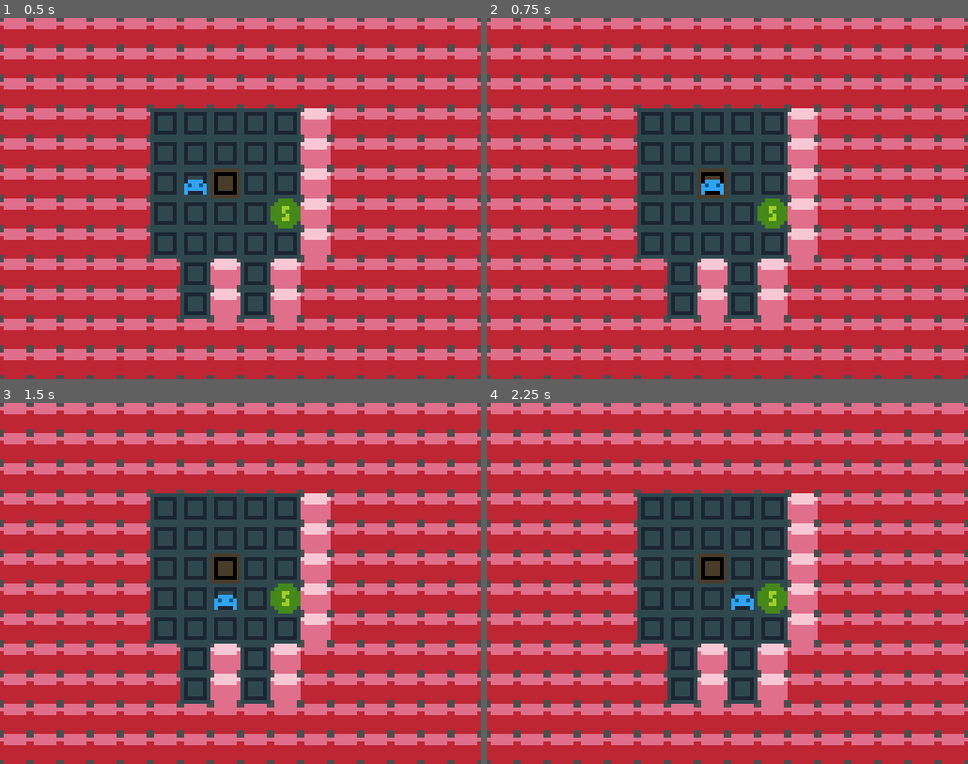
Above: before the commit, frames 1-4 (two rows, left to right).
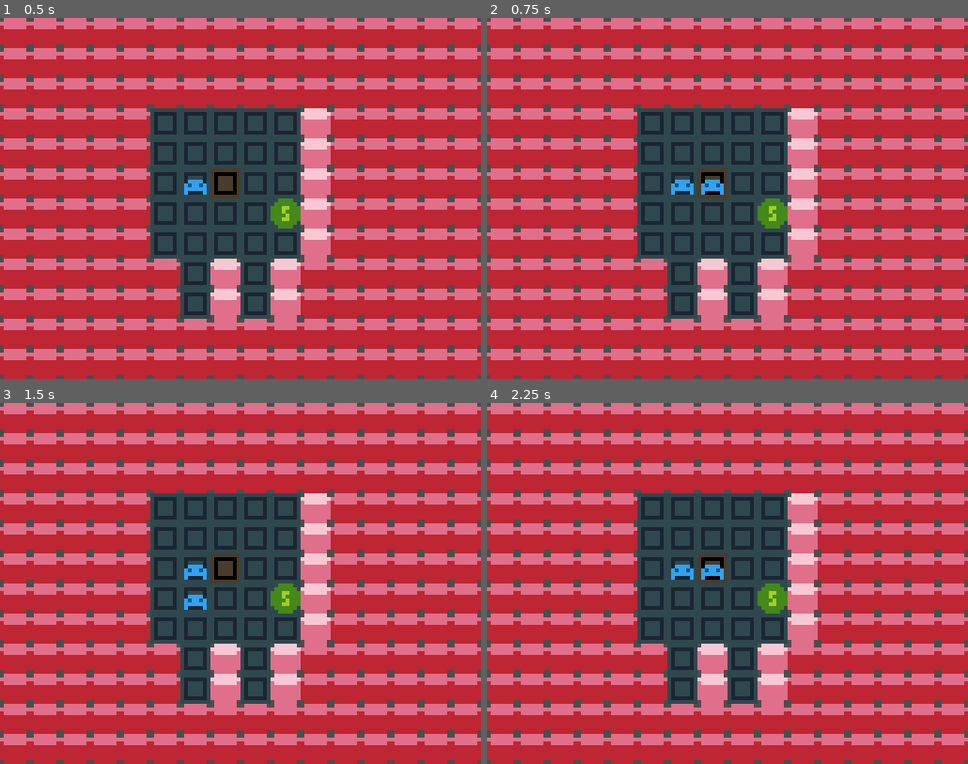
Above: after the commit, the same moments.

Repository: XenoZane/seedbag
Game: Godot game, scene res://world.tscn
Two runs of this game, one before a commit and one after it. Both use one fixed random seed, a clock stepped at 60 frames per second and the inputs below.
Inputs:
- Up to frame 1 (0.5 s): no input
- Up to frame 2 (0.75 s): tap Enter at 0.5 s; hold Right (right) from 0.53 s (still down); hold Z (undo) from 0.53 s (still down)
- Up to frame 3 (1.5 s): tap R (reset) at 1.25 s; release Right (right) at 1.28 s; release Z (undo) at 1.28 s; hold Down (down) from 1.28 s (still down); tap Z (undo) at 1.35 s
- Up to frame 4 (2.25 s): tap R (reset) at 2 s; release Down (down) at 2.03 s; hold Right (right) from 2.03 s (still down); hold Z (undo) from 2.03 s (still down)

Frame 1 is identical in both runs. In frame 2, 0.1% of the frame differs, in the area x 38-43%, y 44-49%; in frame 3, 0.4%, in the area x 38-50%, y 44-58%; in frame 4, 0.4%.

Commit message:
scythe; undo+reset

Diff:
--- a/world.gd
+++ b/world.gd
@@ -1,4 +1,6 @@
 extends Node2D
+
+var steps_taken: int = 0
 
 const STEPS_TO_THROW: int = 1
 
@@ -8,9 +10,22 @@
 	var target_coords: Vector2i
 	var can_move: bool
 	var bag_steps: int # -1 == emptyhanded, integer == number of steps until thrown
+	var what_carrying: int
 
 var bag_coords: Array[Vector2i] = []
+var scythe_coords: Array[Vector2i] = []
 var players: Array[Player] = []
+
+# NOTE (sam): minimal to get working... it's not a minimal delta as it could be.
+# maybe we dont care?
+class UndoState:
+	var players: Array[Player]
+	var bag_coords: Array[Vector2i]
+	var scythe_coords: Array[Vector2i]
+	var dirt_seeded_tiles: Array[Vector2i]
+
+var undo_stack: Array[UndoState] = []
+var last_move_was_reset: bool = false
 
 const BAG_ATLAS = Vector2i(0, 1)
 const PLAYER_ATLAS = Vector2i(1, 1)
@@ -22,36 +37,115 @@
 const WALL_ATLAS = Vector2i(3, 0)
 const WALL_BOUNCE_ATLAS = Vector2i(4, 0)
 
+const SCYTHE_ATLAS = Vector2i(0, 2)
+const PLAYER_SCYTHE_0_ATLAS = Vector2i(3, 2)
+const PLAYER_SCYTHE_1_ATLAS = Vector2i(2, 2)
+
+const CARRY_NOTHING := 0
+const CARRY_BAG := 1
+const CARRY_SCYTHE := 2
+
 @onready var world_tiles: TileMapLayer = $WorldTiles
 @onready var entity_tiles: TileMapLayer = $EntityTiles
 
 var initial_world_state: PackedByteArray
+var initial_entity_world_state: PackedByteArray
+
+func logg(msg: String):
+	print("[step %d] %s" % [steps_taken, msg])
 
 func _ready() -> void:
 	initial_world_state = world_tiles.tile_map_data
+	initial_entity_world_state = entity_tiles.tile_map_data
 	for coords: Vector2i in entity_tiles.get_used_cells():
 		if entity_tiles.get_cell_atlas_coords(coords) == BAG_ATLAS:
 			bag_coords.push_back(coords)
+		elif entity_tiles.get_cell_atlas_coords(coords) == SCYTHE_ATLAS:
+			scythe_coords.push_back(coords)
 		elif entity_tiles.get_cell_atlas_coords(coords) == PLAYER_ATLAS:
 			var new_player: Player = Player.new()
 			new_player.coords = coords
 			new_player.bag_steps = -1
 			players.push_back(new_player)
 
+func push_undo_state():
+	var state = UndoState.new()
+
+	for player in players:
+		var copy := Player.new()
+		copy.coords = player.coords
+		copy.target_coords = player.target_coords
+		copy.bag_steps = player.bag_steps
+		copy.can_move = player.can_move
+		copy.what_carrying = player.what_carrying
+		state.players.push_back(copy)
+	state.bag_coords = bag_coords.duplicate()
+	state.scythe_coords = scythe_coords.duplicate()
+	for coord in world_tiles.get_used_cells():
+		var atlas := world_tiles.get_cell_atlas_coords(coord)
+		if atlas == DIRT_SEEDED_ATLAS:
+			state.dirt_seeded_tiles.push_back(coord)
+	undo_stack.push_back(state)
+
+	logg("undo history: %d steps" % len(undo_stack))
+
 func reset() -> void:
-	pass
+	players.clear()
+	bag_coords.clear()
+	scythe_coords.clear()
+	world_tiles.tile_map_data = initial_world_state
+	entity_tiles.tile_map_data = initial_entity_world_state
+
+	for coords: Vector2i in entity_tiles.get_used_cells():
+		if entity_tiles.get_cell_atlas_coords(coords) == BAG_ATLAS:
+			bag_coords.push_back(coords)
+		elif entity_tiles.get_cell_atlas_coords(coords) == SCYTHE_ATLAS:
+			scythe_coords.push_back(coords)
+		elif entity_tiles.get_cell_atlas_coords(coords) == PLAYER_ATLAS:
+			var new_player: Player = Player.new()
+			new_player.coords = coords
+			new_player.bag_steps = -1
+			players.push_back(new_player)
+
+	last_move_was_reset = true
 
 func undo() -> void:
-	pass
+	if len(undo_stack) < 1:
+		return
+
+	var state: UndoState = undo_stack.pop_back()
+	for player in state.players:
+		var copy := Player.new()
+		copy.coords = player.coords
+		copy.target_coords = player.target_coords
+		copy.bag_steps = player.bag_steps
+		copy.can_move = player.can_move
+		copy.what_carrying = player.what_carrying
+		players.push_back(copy)
+	bag_coords = state.bag_coords.duplicate()
+	scythe_coords = state.scythe_coords.duplicate()
+	world_tiles.tile_map_data = initial_world_state
+	for coords: Vector2i in state.dirt_seeded_tiles:
+		# check incase of bugs for the moment.
+		var tile := world_tiles.get_cell_atlas_coords(coords)
+		assert(tile == DIRT_ATLAS or tile == DIRT_SEEDED_ATLAS, "saved dirt seeded for non-dirt world tile")
+
+		world_tiles.set_cell(coords, 0, DIRT_SEEDED_ATLAS)
+
 
 func _input(event: InputEvent) -> void:
 	if event.is_action_pressed("undo"):
 		undo()
+		update_entity_visuals()
 		return
 
 	var movement_dir: Vector2i = Vector2i.ZERO
 	if event.is_action_pressed("reset"):
+		if not last_move_was_reset:
+			push_undo_state()
+
 		reset()
+		update_entity_visuals()
 	elif event.is_action_pressed("left"):
 		movement_dir += Vector2i.LEFT
 	elif event.is_action_pressed("right"):
@@ -62,11 +156,16 @@
 		movement_dir += Vector2i.DOWN
 
 	if movement_dir != Vector2i.ZERO:
+		last_move_was_reset = false
+
+		push_undo_state()
+		steps_taken += 1
+
 		move_players(movement_dir)
 		update_entity_visuals()
 
 func move_players(dir: Vector2i) -> void:
-	print("move players")
+	logg("move players")
 	# phase 1: initial intent
 	for player: Player in players:
 		player.can_move = true
@@ -76,7 +175,8 @@
 			player.target_coords = player.coords
 			player.can_move = false
 			player.bag_steps = -1
-			throw_bag(player.coords, dir)
+			throw_item(player.coords, dir, player.what_carrying)
+			player.what_carrying = CARRY_NOTHING
 			continue
 
 		# else, move
@@ -127,25 +227,38 @@
 		# pick up bag
 		if player.coords in bag_coords:
 			player.bag_steps = STEPS_TO_THROW
+			player.what_carrying = CARRY_BAG
 			bag_coords.erase(player.coords)
 
+		if player.coords in scythe_coords:
+			player.bag_steps = STEPS_TO_THROW
+			player.what_carrying = CARRY_SCYTHE
+			scythe_coords.erase(player.coords)
 
 
 func update_entity_visuals() -> void:
 	entity_tiles.clear()
 	for coords in bag_coords:
 		entity_tiles.set_cell(coords, 0, BAG_ATLAS)
+	for coords in scythe_coords:
+		entity_tiles.set_cell(coords, 0, SCYTHE_ATLAS)
 	for player in players:
 		match player.bag_steps:
 			-1:
 				entity_tiles.set_cell(player.coords, 0, PLAYER_ATLAS)
 			0:
-				entity_tiles.set_cell(player.coords, 0, PLAYER_BAG_0_ATLAS)
+				if player.what_carrying == CARRY_BAG:
+					entity_tiles.set_cell(player.coords, 0, PLAYER_BAG_0_ATLAS)
+				elif player.what_carrying == CARRY_SCYTHE:
+					entity_tiles.set_cell(player.coords, 0, PLAYER_SCYTHE_0_ATLAS)
 			1:
-				entity_tiles.set_cell(player.coords, 0, PLAYER_BAG_1_ATLAS)
-
-
-func throw_bag(from_coords: Vector2i, dir: Vector2i) -> void:
+				if player.what_carrying == CARRY_BAG:
+					entity_tiles.set_cell(player.coords, 0, PLAYER_BAG_1_ATLAS)
+				elif player.what_carrying == CARRY_SCYTHE:
+					entity_tiles.set_cell(player.coords, 0, PLAYER_SCYTHE_1_ATLAS)
+
+
+func throw_item(from_coords: Vector2i, dir: Vector2i, type: int) -> void:
 	var i: int = 0
 	var target_coords: Vector2i
 	while(true):
@@ -153,15 +266,22 @@
 		target_coords = from_coords + dir * i
 		var world_atlas = world_tiles.get_cell_atlas_coords(target_coords)
 		if world_atlas == DIRT_ATLAS:
-			world_tiles.set_cell(target_coords, 0, DIRT_SEEDED_ATLAS)
+			if type == CARRY_BAG:
+				world_tiles.set_cell(target_coords, 0, DIRT_SEEDED_ATLAS)
+		if world_atlas == DIRT_SEEDED_ATLAS:
+			if type == CARRY_SCYTHE:
+				world_tiles.set_cell(target_coords, 0, DIRT_ATLAS)
 		if world_atlas == WALL_ATLAS:
-			target_coords = bounce_bag(target_coords, -dir, 1)
+			target_coords = bounce_item(target_coords, -dir, type, 1)
 			break
 		if world_atlas == WALL_BOUNCE_ATLAS:
-			target_coords = bounce_bag(target_coords, -dir, 2)
+			target_coords = bounce_item(target_coords, -dir, type, 2)
 			break
 
-	bag_coords.push_back(target_coords)
+	if type == CARRY_BAG:
+		bag_coords.push_back(target_coords)
+	elif type == CARRY_SCYTHE:
+		scythe_coords.push_back(target_coords)
 
 	# kill any players it lands on
 	for player in players:
@@ -169,7 +289,7 @@
 			players.erase(player)
 			break
 
-func bounce_bag(from_coords: Vector2i, dir: Vector2i, max_dist: int = 9999) -> Vector2i:
+func bounce_item(from_coords: Vector2i, dir: Vector2i, type: int, max_dist: int = 9999) -> Vector2i:
 	var i: int = 0
 	var target_coords: Vector2i = from_coords
 	while(i < max_dist):
@@ -177,7 +297,11 @@
 		target_coords = from_coords + dir * i
 		var world_atlas = world_tiles.get_cell_atlas_coords(target_coords)
 		if world_atlas == DIRT_ATLAS:
-			world_tiles.set_cell(target_coords, 0, DIRT_SEEDED_ATLAS)
+			if type == CARRY_BAG:
+				world_tiles.set_cell(target_coords, 0, DIRT_SEEDED_ATLAS)
+		if world_atlas == DIRT_SEEDED_ATLAS:
+			if type == CARRY_SCYTHE:
+				world_tiles.set_cell(target_coords, 0, DIRT_ATLAS)
 		if world_atlas == WALL_ATLAS or world_atlas == WALL_BOUNCE_ATLAS:
 			target_coords = target_coords - dir
 			break
Binary file changed: tiles.png
